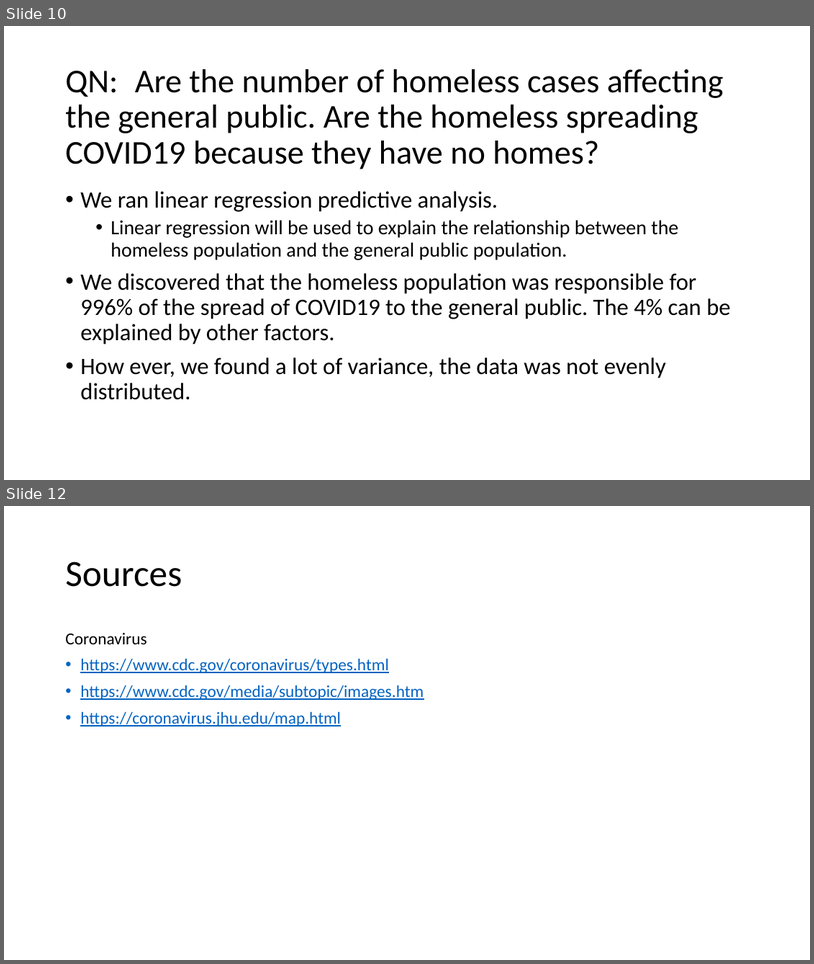
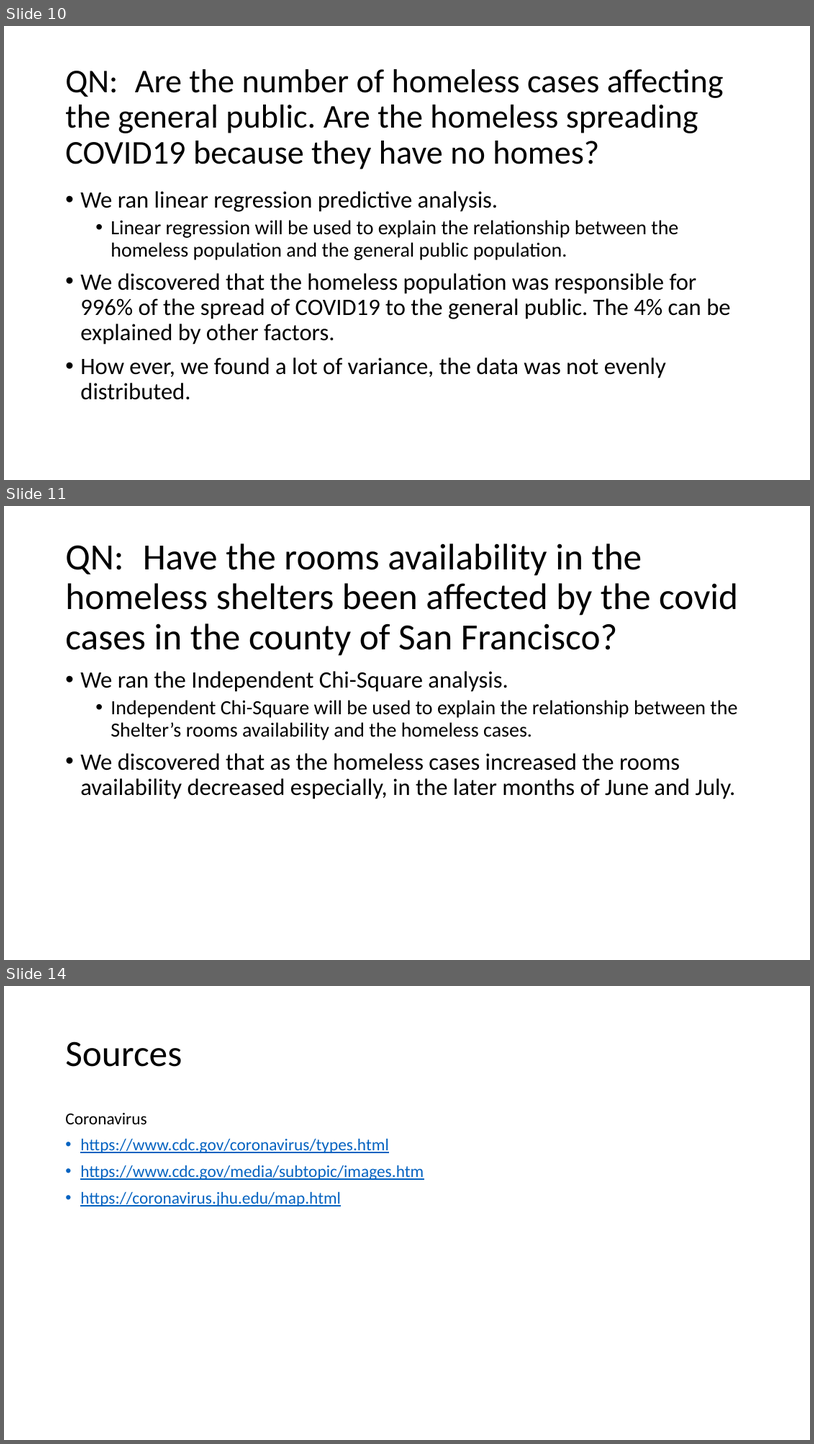
Before and after one commit to engmarkrezk/DFT_FinalProject, a slide deck: RecoverdDFTppt.pptx. Shown one above the other, each under a label of ours: slides 10 and 12 before the commit, slides 10, 11 and 14 after it; the slides between them are not shown. The pictures are 814x964 and 814x1444 pixels, drawn with LibreOffice and Linux fonts; fonts in the diff are those of the drawing. Boxes give left, top, right and bottom in pixels: in the first picture for what was removed or moved away, otherwise in the second. Text is boxed around its words. In the diff, an @@ line names an element or a change of style, - is before the commit and + after.

```diff
--- a/RecoverdDFTppt.pptx
+++ b/RecoverdDFTppt.pptx
@@ slide 11 added at [4, 506, 810, 960], background #FFFFFF @@
@@ title added at [65, 543, 738, 656], 44 pt, text #000000 @@
+QN: Have the rooms availability in the homeless shelters been affected by the covid cases in the county of San Francisco?
@@ text added at [80, 671, 738, 799], 28 pt, text #000000 @@
+• We ran the Independent Chi-Square analysis.
+  • Independent Chi-Square will be used to explain the relationship between the Shelter’s rooms availability and the homeless cases.
+• We discovered that as the homeless cases increased the rooms availability decreased especially, in the later months of June and July.
@@ what was slide 12 is now slide 14 @@
```
Also in this commit, not shown: 1 other slide added.
